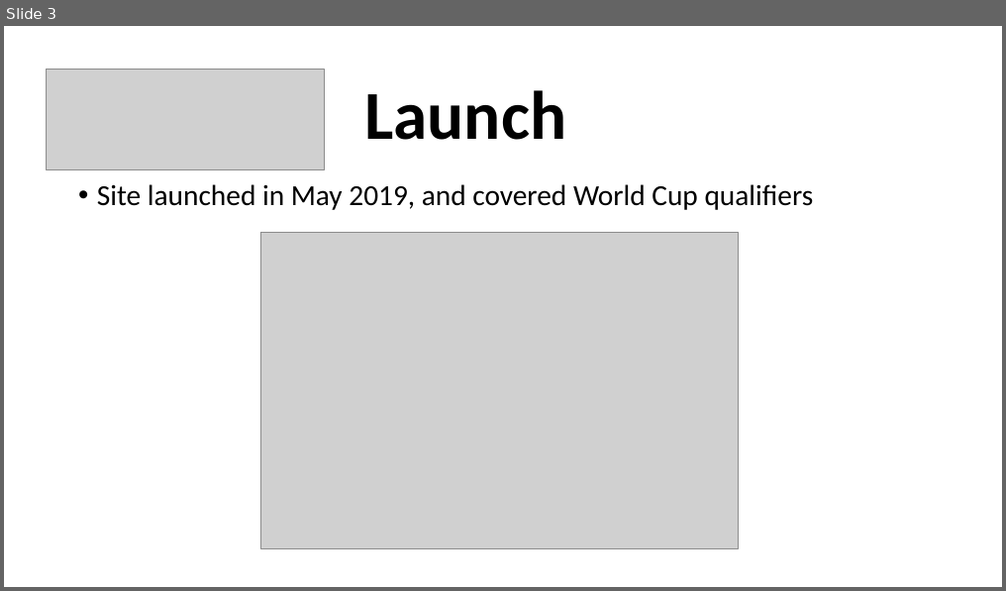
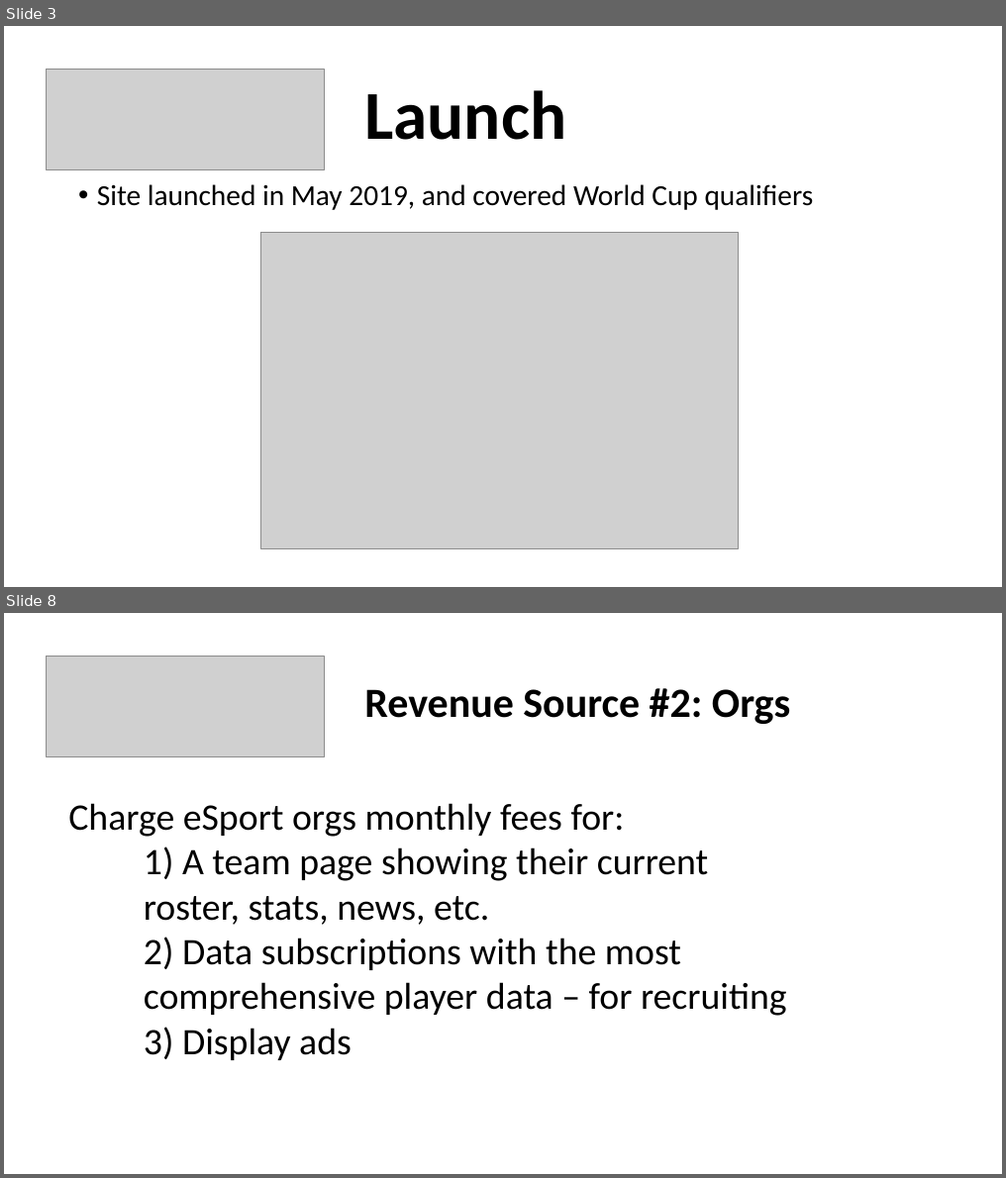
Before and after one commit to smckissock/fortnite, a slide deck: doc/Fortnite Ping Tiny Seed 2019-12-02.pptx. Shown one above the other, each under a label of ours: slide 3 before the commit, slides 3 and 8 after it; the slides between them are not shown. The pictures are 1006x591 and 1006x1178 pixels, drawn with LibreOffice and Linux fonts; fonts in the diff are those of the drawing; grey boxes stand for pictures. Boxes give left, top, right and bottom in pixels: in the first picture for what was removed or moved away, otherwise in the second. Text is boxed around its words. In the diff, an @@ line names an element or a change of style, - is before the commit and + after.

```diff
--- a/doc/Fortnite Ping Tiny Seed 2019-12-02.pptx
+++ b/doc/Fortnite Ping Tiny Seed 2019-12-02.pptx
@@ slide 8 added at bbox=[4, 613, 1002, 1174], background #FFFFFF @@
@@ picture added at bbox=[46, 656, 324, 757] @@
@@ title added at bbox=[364, 688, 790, 724], 40 pt, text #000000, bold @@
+Revenue Source #2: Orgs
@@ text added at bbox=[68, 803, 787, 1060], 36 pt, text #000000 @@
+Charge eSport orgs monthly fees for:
+1) A team page showing their current
+roster, stats, news, etc.
+2) Data subscriptions with the most
+comprehensive player data – for recruiting
+3) Display ads
```
Also in this commit, not shown: 5 slides changed, 8 other slides added, 2 slides removed, 2 other files.
